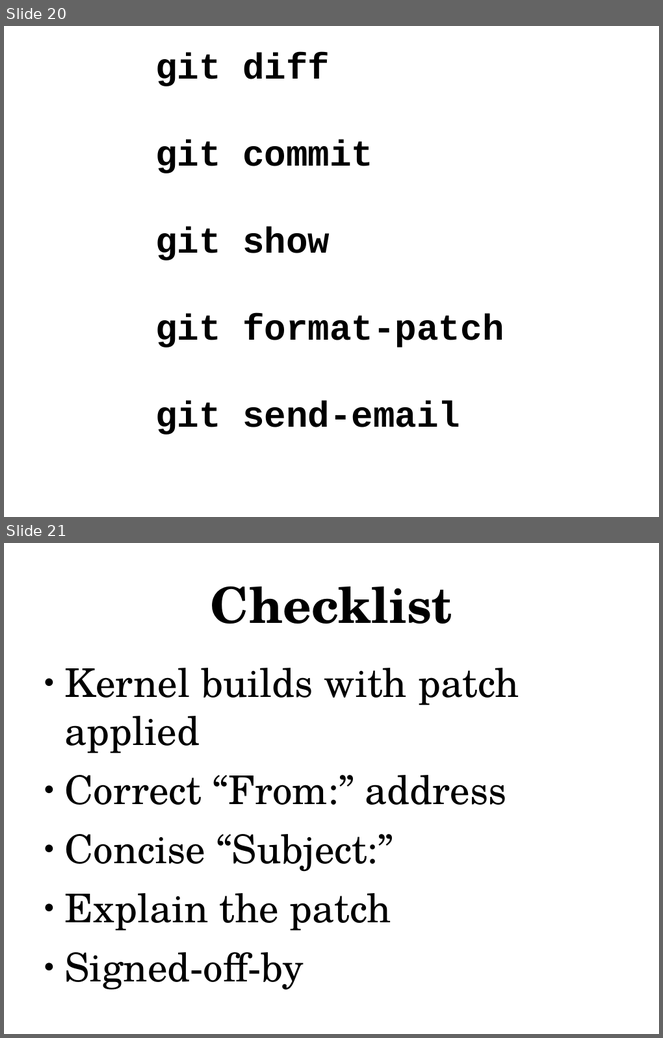
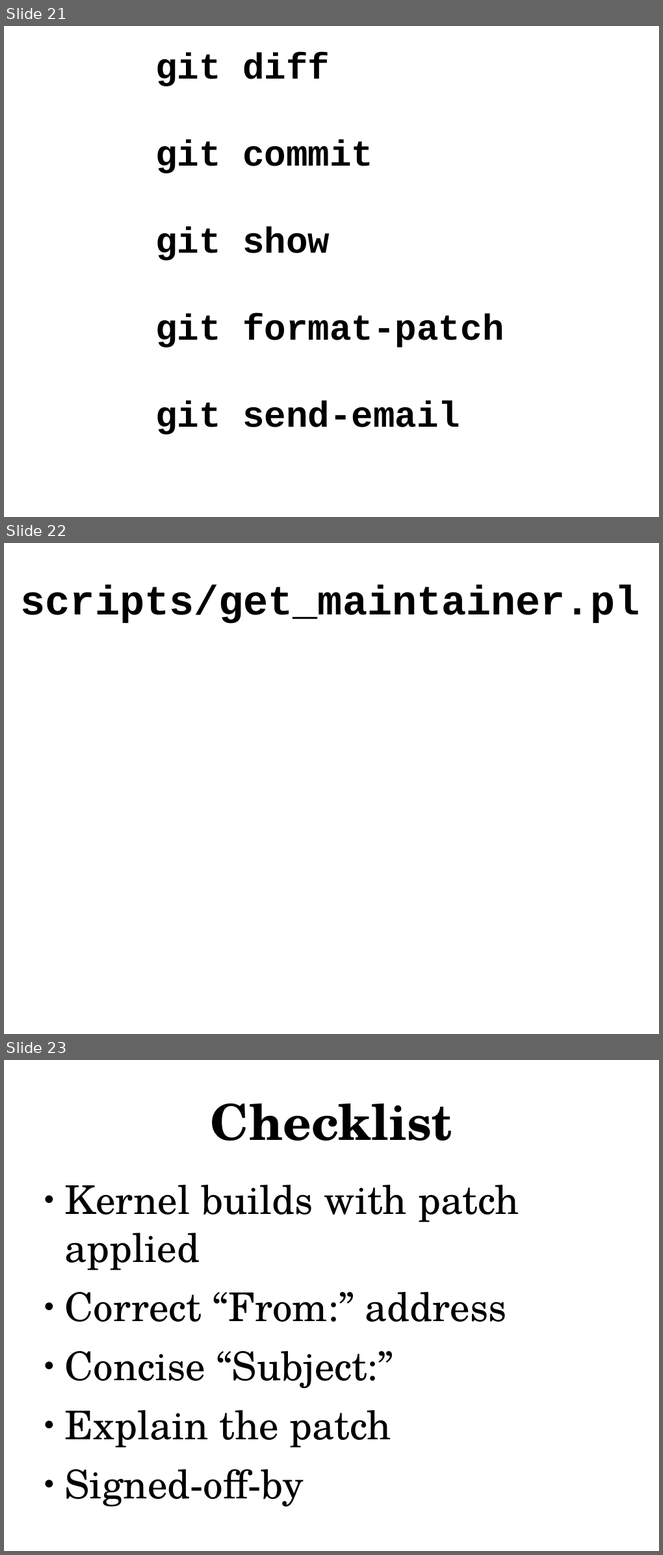
Before and after one commit to gregkh/kernel-tutorial, a slide deck: kernel_patch_tutorial.odp. Shown one above the other, each under a label of ours: slides 20 and 21 before the commit, slides 21, 22 and 23 after it. The pictures are 663x1038 and 663x1555 pixels, drawn with LibreOffice and Linux fonts; fonts in the diff are those of the drawing. Boxes give left, top, right and bottom in pixels: in the first picture for what was removed or moved away, otherwise in the second. Text is boxed around its words. In the diff, an @@ line names an element or a change of style, - is before the commit and + after.

```diff
--- a/kernel_patch_tutorial.odp
+++ b/kernel_patch_tutorial.odp
@@ slide 22 added at <box>4,543,659,1034</box>, background #FFFFFF @@
@@ text added at <box>21,585,640,624</box>, 50 pt, text #000000, bold @@
+scripts/get_maintainer.pl
@@ what was slide 20 is now slide 21 @@
@@ what was slide 21 is now slide 23 @@
```
Also in this commit, not shown: 1 slide changed, 1 other slide added, 1 slide removed, 1 other file.
